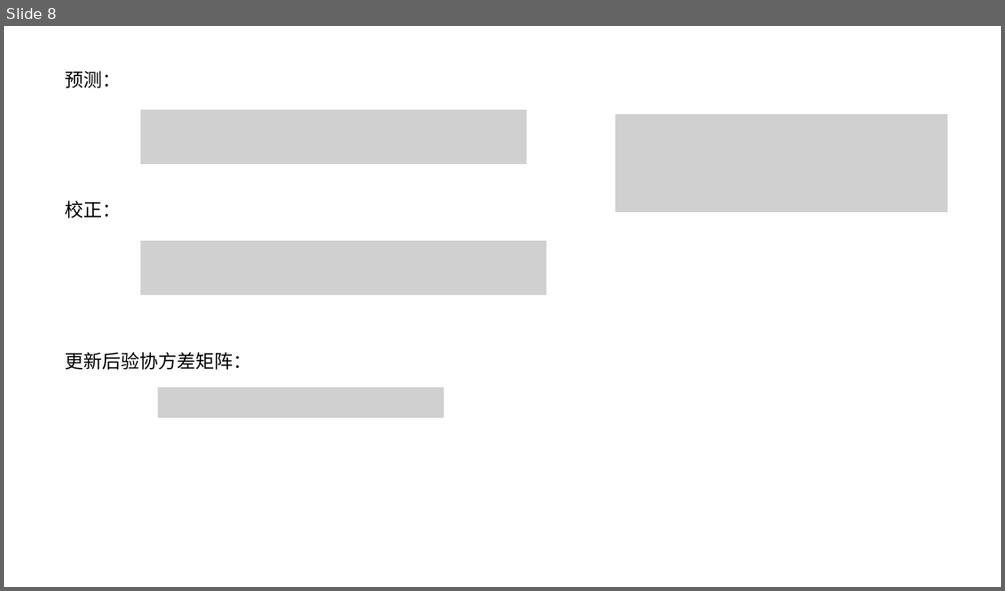
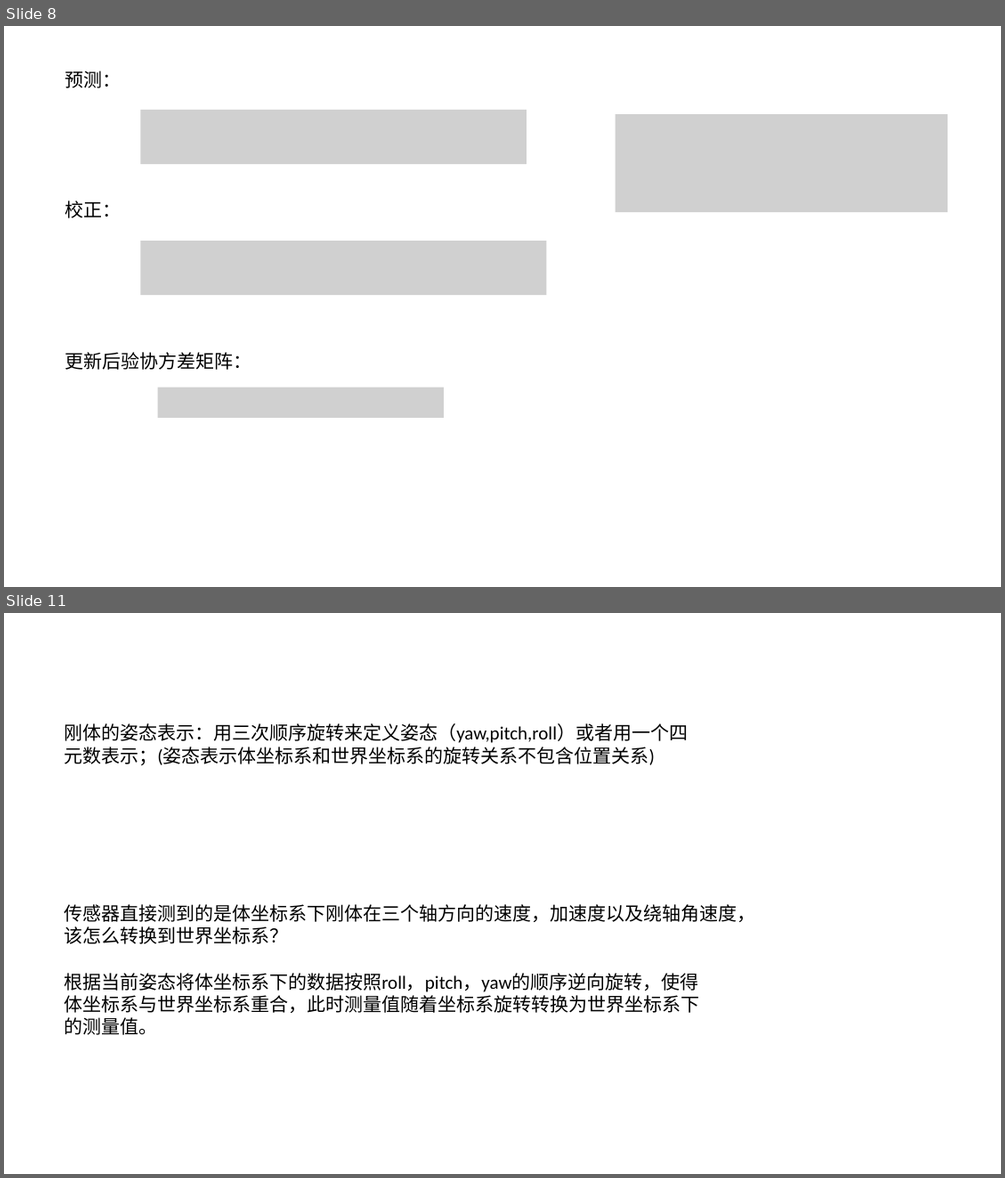
Before and after one commit to Astronute/filter_utils, a slide deck: 滤波.pptx. Shown one above the other, each under a label of ours: slide 8 before the commit, slides 8 and 11 after it; the slides between them are not shown. The pictures are 1005x591 and 1005x1178 pixels, drawn with LibreOffice and Linux fonts; fonts in the diff are those of the drawing; grey boxes stand for pictures. Boxes give left, top, right and bottom in pixels: in the first picture for what was removed or moved away, otherwise in the second. Text is boxed around its words. In the diff, an @@ line names an element or a change of style, - is before the commit and + after.

```diff
--- a/滤波.pptx
+++ b/滤波.pptx
@@ slide 11 added at (4,613,1001,1174), background #FFFFFF @@
@@ text added at (64,723,688,765), 18 pt, text #000000 @@
+刚体的姿态表示：用三次顺序旋转来定义姿态（yaw,pitch,roll）或者用一个四元数表示；(姿态表示体坐标系和世界坐标系的旋转关系不包含位置关系)
@@ text added at (64,904,755,944), 18 pt, text #000000 @@
+传感器直接测到的是体坐标系下刚体在三个轴方向的速度，加速度以及绕轴角速度，该怎么转换到世界坐标系？
@@ text added at (64,973,699,1035), 18 pt, text #000000 @@
+根据当前姿态将体坐标系下的数据按照roll，pitch，yaw的顺序逆向旋转，使得体坐标系与世界坐标系重合，此时测量值随着坐标系旋转转换为世界坐标系下的测量值。
```
Also in this commit, not shown: 5 other slides added, 3 other files.
